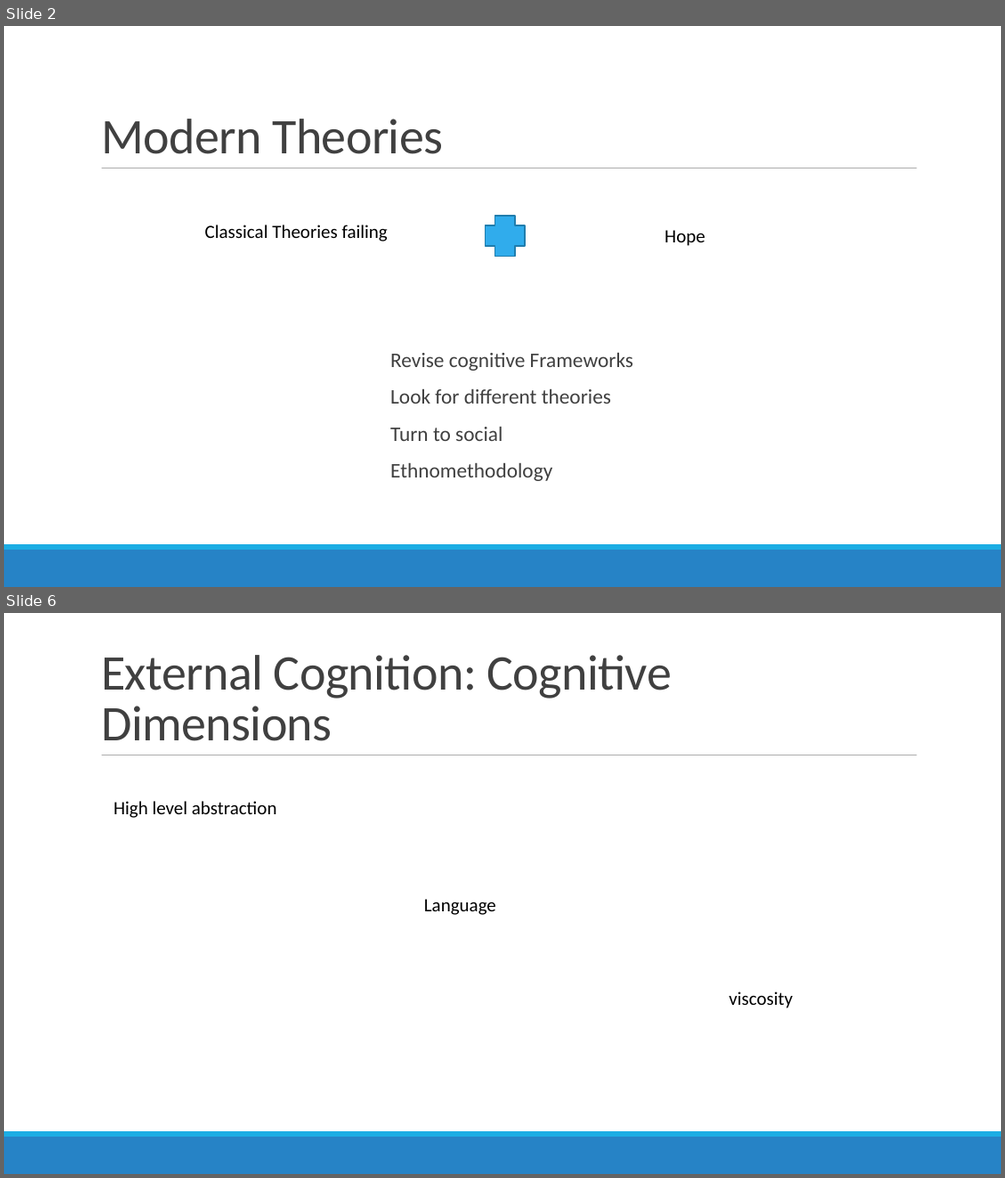
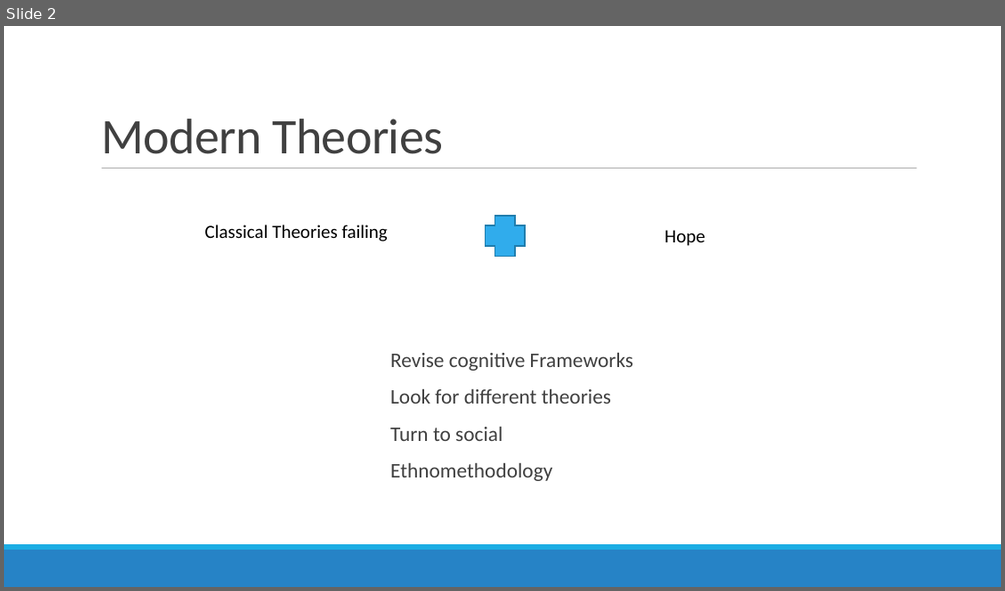
Before and after one commit to SweetyGott/HCIMonster, a slide deck: Impulsvortrag/1_StartEndExternalMemory.odp. Shown one above the other, each under a label of ours: slides 2 and 6 before the commit, slide 2 after it; the slides between them are not shown. The pictures are 1005x1178 and 1005x591 pixels, drawn with LibreOffice and Linux fonts; fonts in the diff are those of the drawing. Boxes give left, top, right and bottom in pixels: in the first picture for what was removed or moved away, otherwise in the second. Text is boxed around its words. In the diff, an @@ line names an element or a change of style, - is before the commit and + after.

```diff
--- a/Impulsvortrag/1_StartEndExternalMemory.odp
+++ b/Impulsvortrag/1_StartEndExternalMemory.odp
@@ slide 6 removed at [4, 613, 1001, 1174], background #FFFFFF; not listed: 3 template elements that a slide beside it also shows @@
@@ title removed at [101, 655, 671, 741] @@
-External Cognition: Cognitive Dimensions
@@ text removed at [113, 801, 277, 818] @@
-High level abstraction
@@ text removed at [424, 899, 496, 915] @@
-Language
@@ text removed at [728, 991, 793, 1008] @@
-viscosity
```
Also in this commit, not shown: 2 slides changed, 6 other slides removed, 1 other file.
